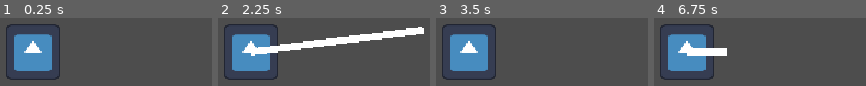
Above: before the commit, frames 1-4 (left to right).
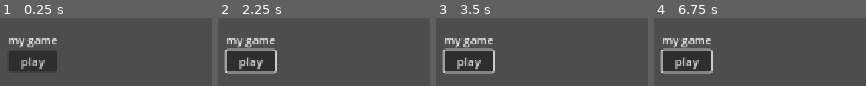
Above: after the commit, the same moments.

Repository: helladecimal/throwmania
Game: Godot game, scene res://scenes/ui.tscn
Same seed, same stepped clock (60 frames per second), same inputs: the game is played once before the commit and once after it. Before the commit the project starts from res://scenes/main.tscn. The engine's default icon, where the game draws it, is replaced by a stand-in: a white triangle on a blue panel in a dark square.
Inputs (mouse positions are in pixels of both pictures, inside the frame that each line leads up to):
- Up to frame 1 (0.25 s): no input
- Up to frame 2 (2.25 s): click (249, 61) at 0.5 s, where only the run after the commit has a clickable "play"; click (249, 61) at 1.25 s, where only the run after the commit has a clickable "play"; tap Enter at 2 s; move the mouse to (427, 29) at 2.02 s; press the mouse at (427, 29) at 2.03 s; hold Right from 2.03 s (still down)
- Up to frame 3 (3.5 s): tap Space at 2.75 s; move the mouse to (outside the picture) at 2.77 s; release Right at 2.78 s; release the mouse at (outside the picture) at 2.78 s; hold Down from 2.78 s (still down); tap Alt at 2.85 s
- Up to frame 4 (6.75 s): tap Enter at 3.5, 5 s; move the mouse to (outside the picture) at 3.52 s; release Down at 3.53 s; hold Right 3.53-4.28 s; tap Shift at 3.6, 5.85 s; tap Space at 4.25, 5.75 s; move the mouse to (outside the picture) at 4.27 s; hold Up 4.28-5.03 s; click (outside the picture) at 4.35 s; move the mouse to (outside the picture) at 5.02 s; hold Left 5.03-6.53 s; tap Alt at 5.1 s; move the mouse to (outside the picture) at 5.77 s; move the mouse to (726, 52) at 6.52 s; press the mouse at (726, 52) at 6.53 s; hold Down from 6.53 s (still down)

The runs differ from the first frame. In frame 1, 15% of the frame differs, in the area x 2-29%, y 8-92%; in frame 2, 24%, in the area x 2-98%, y 8-92%; in frame 3, 16%; in frame 4, 17%.

Commit message:
add main menu

Diff:
--- a/project.godot
+++ b/project.godot
@@ -11,7 +11,7 @@
 [application]
 
 config/name="throwmania"
-run/main_scene="uid://cgyhpvffxhbf3"
+run/main_scene="uid://bgx00iiojfwoh"
 config/features=PackedStringArray("4.7", "GL Compatibility")
 config/icon="res://icon.svg"
 
--- a/scenes/main.tscn
+++ b/scenes/main.tscn
@@ -1,7 +1,6 @@
 [gd_scene format=3 uid="uid://cgyhpvffxhbf3"]
 
 [ext_resource type="PackedScene" uid="uid://n4tt7ta0rue2" path="res://scenes/player.tscn" id="1_o5qli"]
-[ext_resource type="PackedScene" uid="uid://bgx00iiojfwoh" path="res://scenes/ui.tscn" id="2_0wfyh"]
 [ext_resource type="Script" uid="uid://ded46xtk20tm3" path="res://scripts/player.gd" id="2_sugp2"]
 
 [node name="Main" type="Node" unique_id=513866493]
@@ -14,5 +13,3 @@
 
 [node name="Camera2D" type="Camera2D" parent="Main2D/Player" unique_id=1333205329]
 zoom = Vector2(2.5, 2.5)
-
-[node name="UI" parent="." unique_id=1149753460 instance=ExtResource("2_0wfyh")]
--- a/scenes/ui.tscn
+++ b/scenes/ui.tscn
@@ -1,3 +1,27 @@
 [gd_scene format=3 uid="uid://bgx00iiojfwoh"]
 
+[ext_resource type="Script" uid="uid://fdseno0uaagc" path="res://scripts/ui.gd" id="1_nt7q6"]
+
 [node name="UI" type="CanvasLayer" unique_id=1149753460]
+script = ExtResource("1_nt7q6")
+
+[node name="CenterContainer" type="CenterContainer" parent="." unique_id=2108870110]
+anchors_preset = 15
+anchor_right = 1.0
+anchor_bottom = 1.0
+grow_horizontal = 2
+grow_vertical = 2
+metadata/_edit_use_anchors_ = true
+
+[node name="VBoxContainer" type="VBoxContainer" parent="CenterContainer" unique_id=718528357]
+layout_mode = 2
+
+[node name="Label" type="Label" parent="CenterContainer/VBoxContainer" unique_id=582687542]
+layout_mode = 2
+text = "my game"
+
+[node name="Button" type="Button" parent="CenterContainer/VBoxContainer" unique_id=1204691861]
+layout_mode = 2
+text = "play"
+
+[connection signal="pressed" from="CenterContainer/VBoxContainer/Button" to="." method="_on_button_pressed"]
